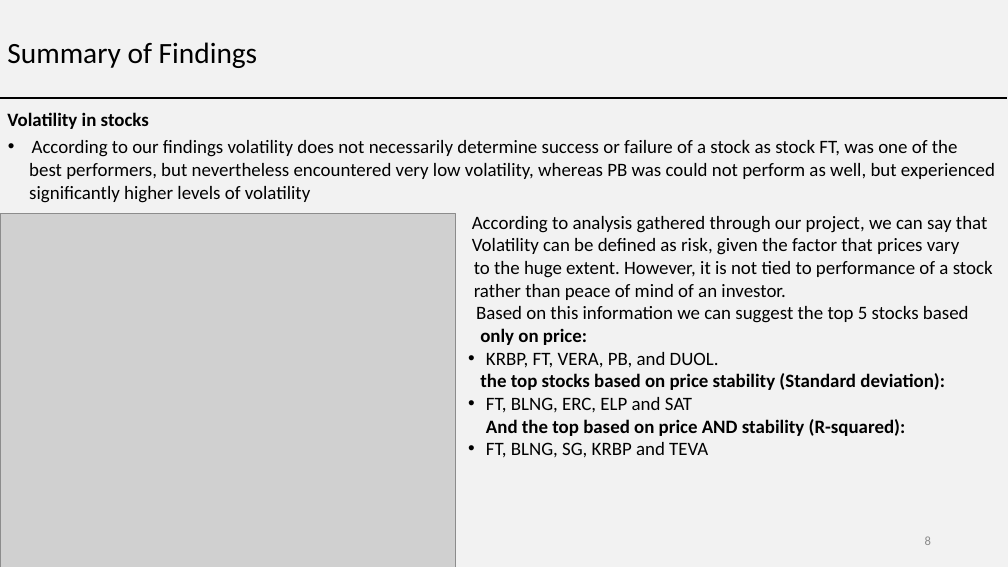
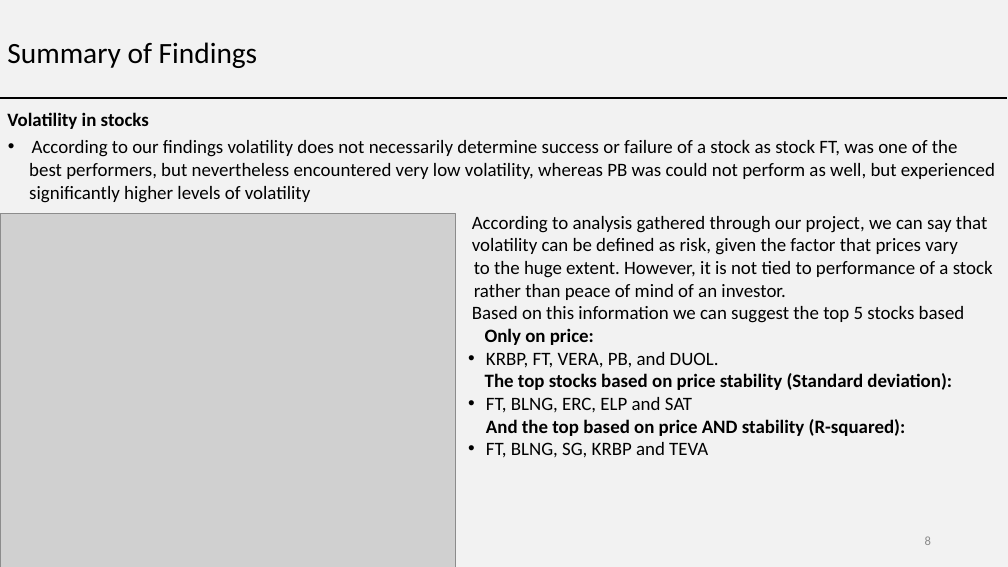
Before and after one commit to LevanGetia/Project-1, a slide deck: slide 8 of Project1 - stocks analysis PPT.pptx. Drawn at 1008x567 pixels with LibreOffice and Linux fonts; fonts in the diff are those of the drawing; grey boxes stand for pictures. Boxes give left, top, right and bottom in pixels: in the first picture for what was removed or moved away, otherwise in the second. Text is boxed around its words. In the diff, an @@ line names an element or a change of style, - is before the commit and + after.

```diff
--- a/Project1 - stocks analysis PPT.pptx
+++ b/Project1 - stocks analysis PPT.pptx
@@ text at (472, 238, 958, 255): text changed @@
-• Volatility can be defined as risk, given the factor that prices vary
+• volatility can be defined as risk, given the factor that prices vary
@@ text at (485, 328, 594, 345): text changed @@
-• only on price:
+• Only on price:
@@ text at (485, 373, 952, 390): text changed @@
-• the top stocks based on price stability (Standard deviation):
+• The top stocks based on price stability (Standard deviation):
```
Also in this commit, not shown: 3 other slides changed, 2 slides added, 1 other file.
